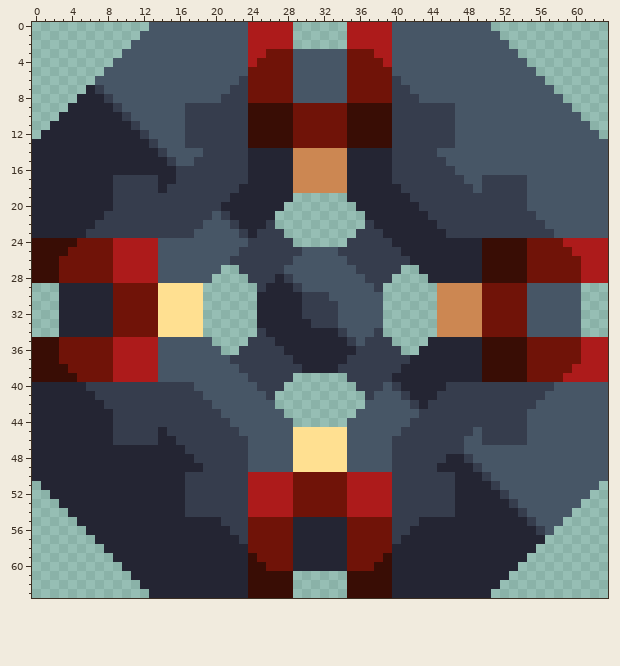
Pixel-art sprite -- sprites/blocks/power/BIOMETRIC PULSOR/biotic-zlo-power-biometric-pulsor.png. Above: the version before the commit.
The file is 64x64 pixels.
And afterwards:
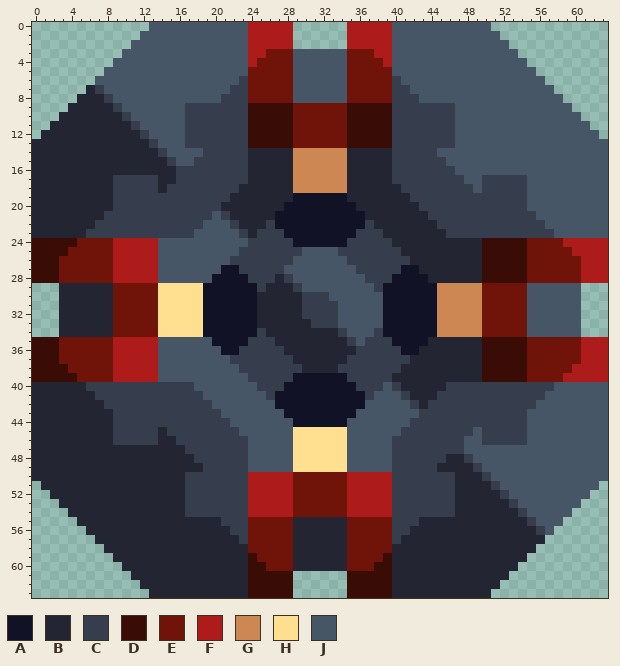
Palette (. is transparent): A #111226  B #242533  C #363d4d  D #390d05  E #701308  F #ad1b1b  G #cc8752  H #ffe091  J #475666
What changed:
The edit adds colour A in row 19 at x 29 to 34; in row 20 at x 28 to 35; in rows 21 to 22 at x 27 to 36; in row 23 at x 28 to 35; in row 24 at x 29 to 34; in row 27 at x 21 to 22 and 41 to 42.
The edit adds colour A in row 28 at x 20 to 23 and 40 to 43; in rows 29 to 34 at x 19 to 24 and 39 to 44; in row 35 at x 20 to 23 and 40 to 43; in row 36 at x 21 to 22 and 41 to 42; in row 39 at x 29 to 34; in row 40 at x 28 to 35.
The edit adds colour A in rows 41 to 42 at x 27 to 36; in row 43 at x 28 to 35; in row 44 at x 29 to 34.
